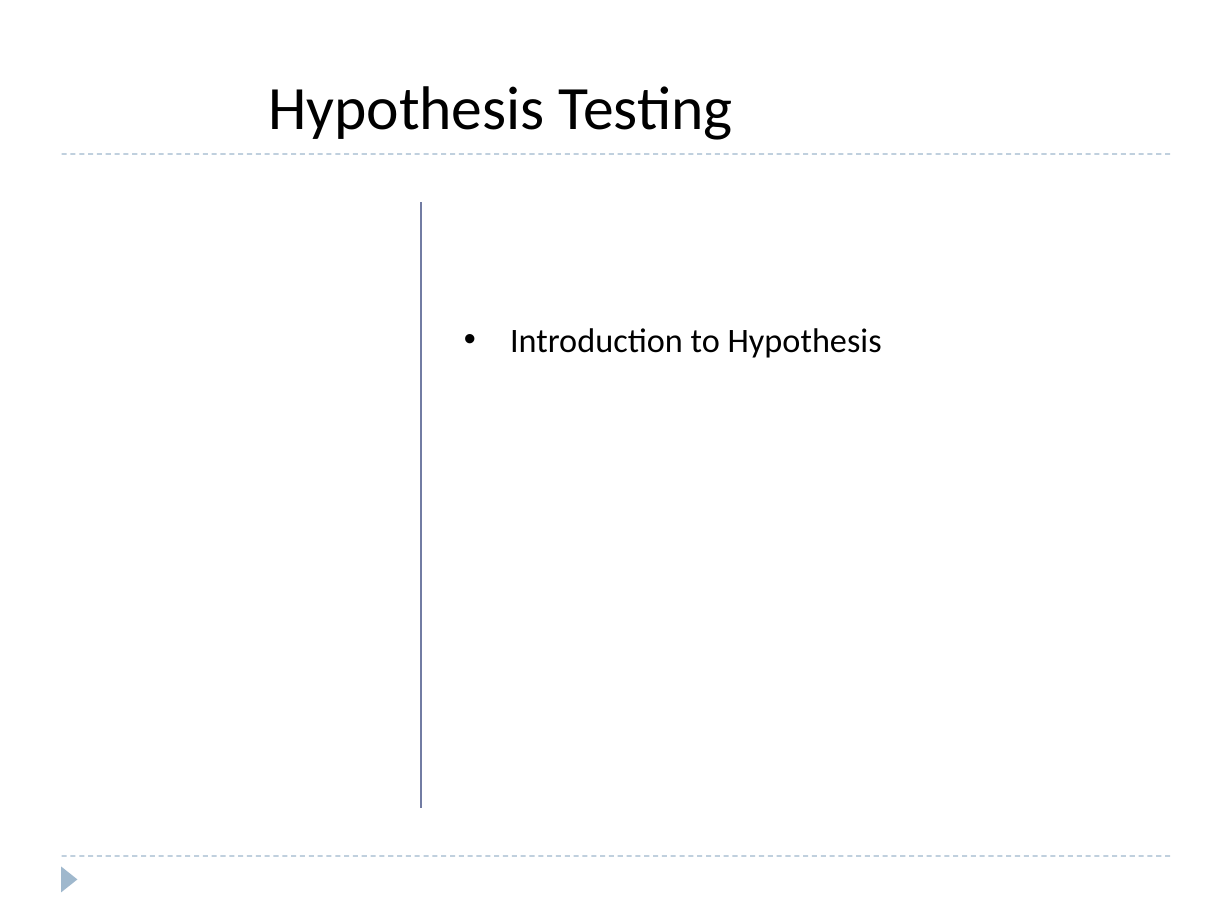
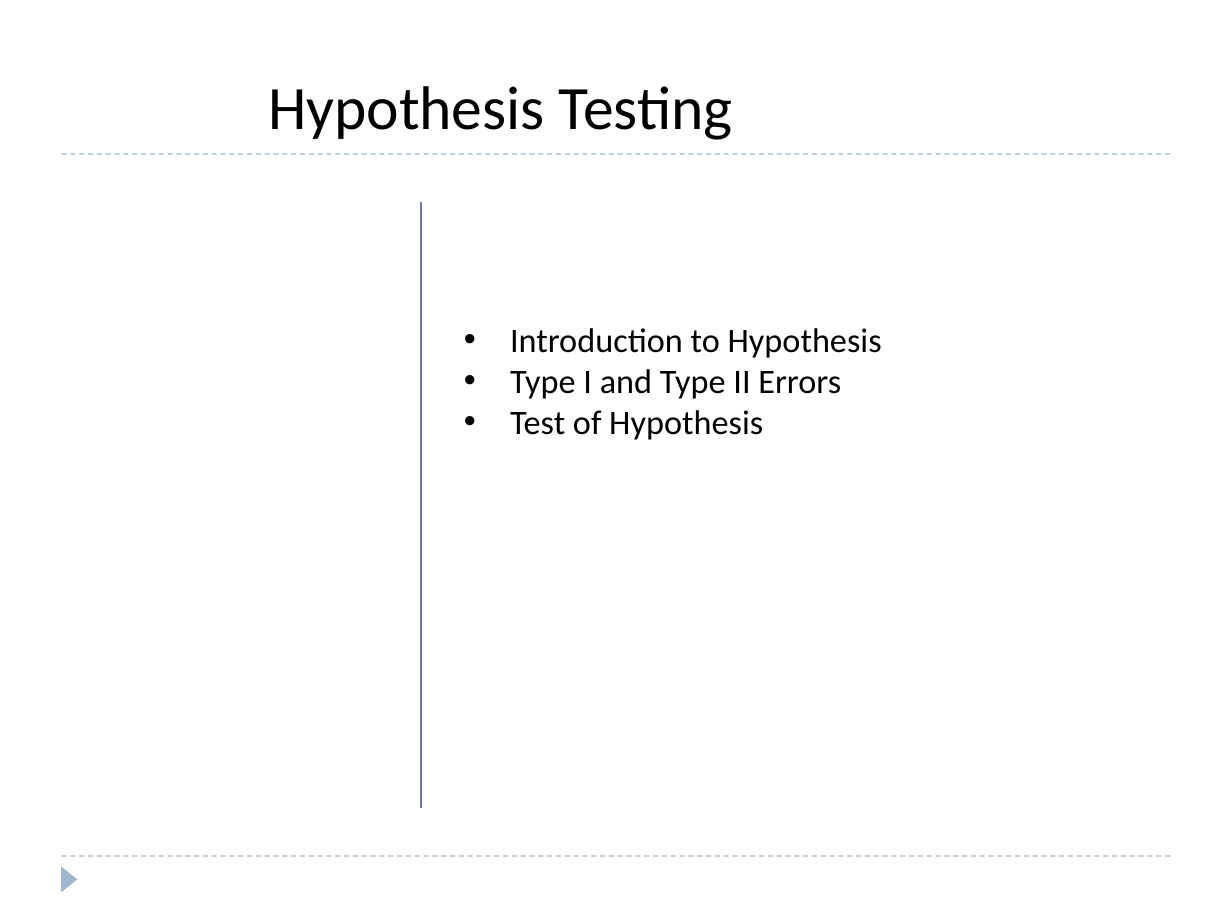
Before and after one commit to roushanprasad/DataScience_ML, a slide deck: slide 2 of Stats/010_Hypothesis-Testing/Hypothesis.pptx. Drawn at 1232x924 pixels with LibreOffice and Linux fonts; fonts in the diff are those of the drawing. Boxes give left, top, right and bottom in pixels: in the first picture for what was removed or moved away, otherwise in the second. Text is boxed around its words. In the diff, an @@ line names an element or a change of style, - is before the commit and + after.

```diff
--- a/Stats/010_Hypothesis-Testing/Hypothesis.pptx
+++ b/Stats/010_Hypothesis-Testing/Hypothesis.pptx
@@ text at (510,369,841,440): paragraphs added @@
+• Type I and Type II Errors
+• Test of Hypothesis
```
Also in this commit, not shown: 1 other file.
